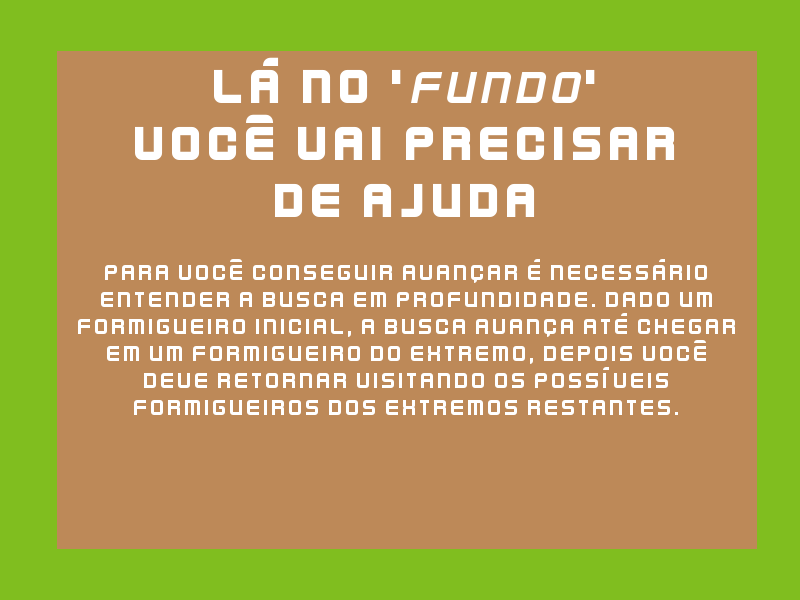
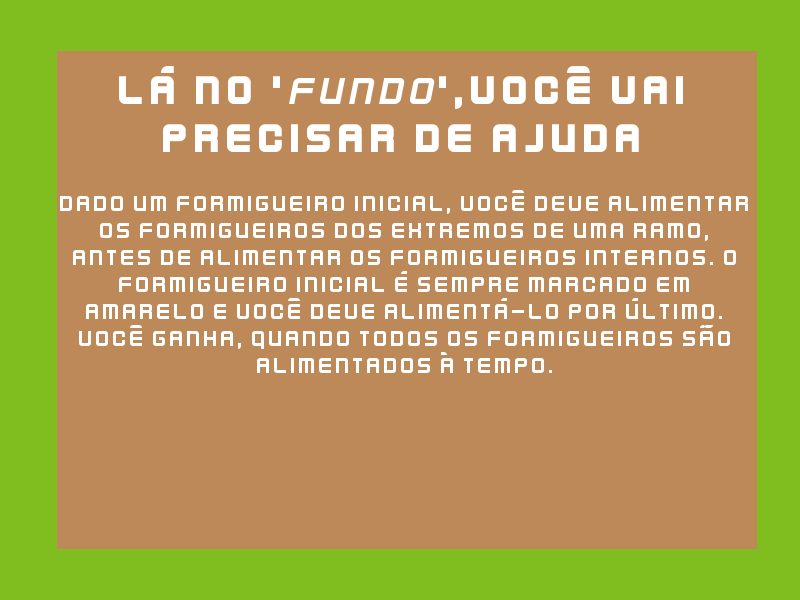
Comparing the layer stacks of the two 800×600 images. Changes:
renamed "para você conseguir avançar é ..." to "DADO UM FORMIGUEIRO INiCIAL, v...", painted on it over <box>60,190,748,415</box>
renamed "lá no 'fundo' ..." to "lá no 'fundo',vocÊ vai precisa...", painted on it over <box>119,57,683,217</box>
